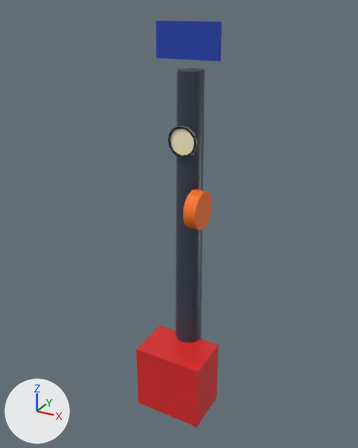
An edit to the glTF model public/models/world/yard-air-hose-body.glb, drawn before and after from the same camera.
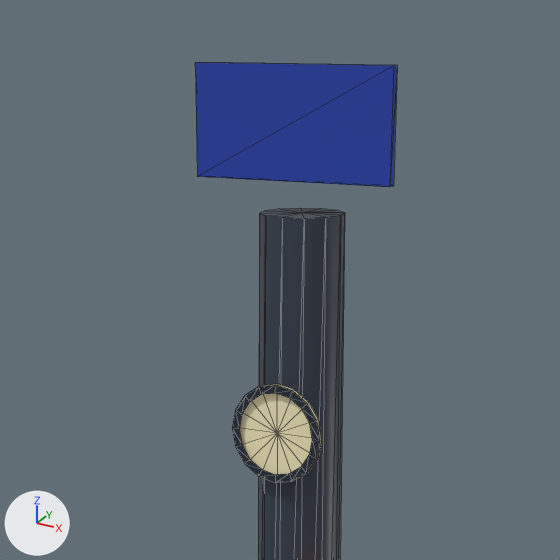
Each version appears first whole from a camera (50 mm lens) standing at (1.715, -3.152, 3.419) and looking at (-0.047, 0.051, 1.817), and next in a close-up on the part from 26% to 77% of the width and 0% to 41% of the height. Arrows for +X, +Y and +Z are at lower left; the lights stay in place. The first two pictures are the older version. The close-ups show mesh edges as thin lines. Where no turn or scale is listed for an object, it has been applied to the vertices. Vertices at exactly the same position are counted once.

Names of what the first close-up shows: 'Yard-air-hose-bodyBody'.
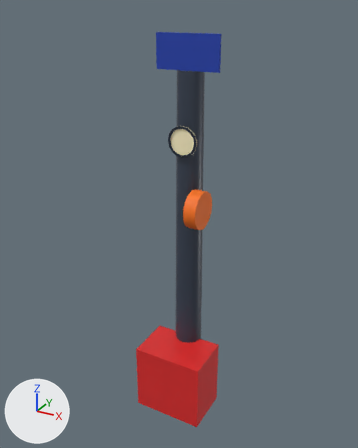
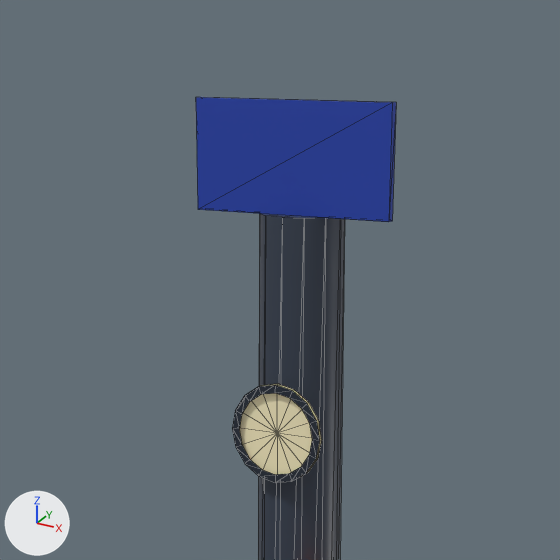
What differs and where, as boxes (x1, y1, x2, y2) in the close-ups (560 x 560 px; the box of a moved part takes in the faces that stretch with it):
'Yard-air-hose-bodyBody', reshaped: before (195, 62, 397, 560); after (196, 97, 396, 560)
part 1 of me_yard_air_hose_body_mesh, moved or reshaped: before (195, 62, 397, 187); after (196, 97, 396, 222)

Edits to the bpy script that builds the scene:
```text
Change me_yard_air_hose_body_mesh:
    used by ob_yard_air_hose_bodybody; location = (0.0, 0.0, 1.663)
    remove me_yard_air_hose_body_mesh.from_pydata(...)  # 125 vertices, 184 faces; spans x -0.3..0.3, y -0.26..0.26, z -1.66..1.66
    add me_yard_air_hose_body_mesh.from_pydata(...)  # 125 vertices, 184 faces; spans x -0.3..0.3, y -0.26..0.26, z -1.66..1.59
    me_yard_air_hose_body_mesh part 1: the loose piece of 8 vertices spanning x -0.25..0.25, y 0.08..0.1, z 1.41..1.66 is moved by (0.0, 0.0, -0.07)
```
